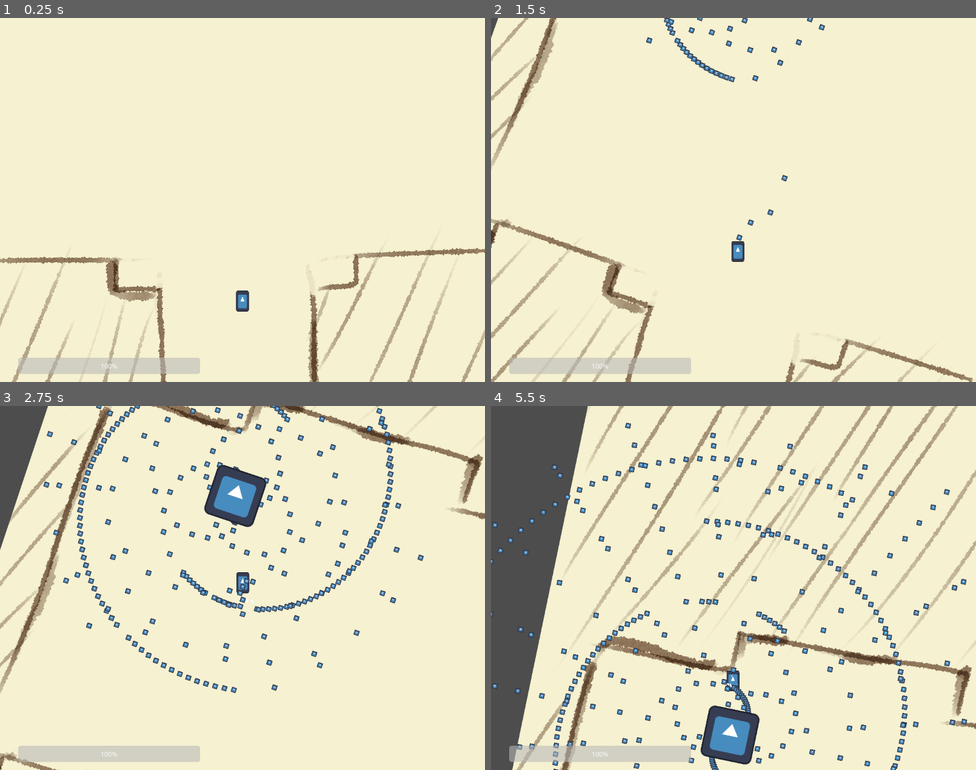
Above: before the commit, frames 1-4 (two rows, left to right).
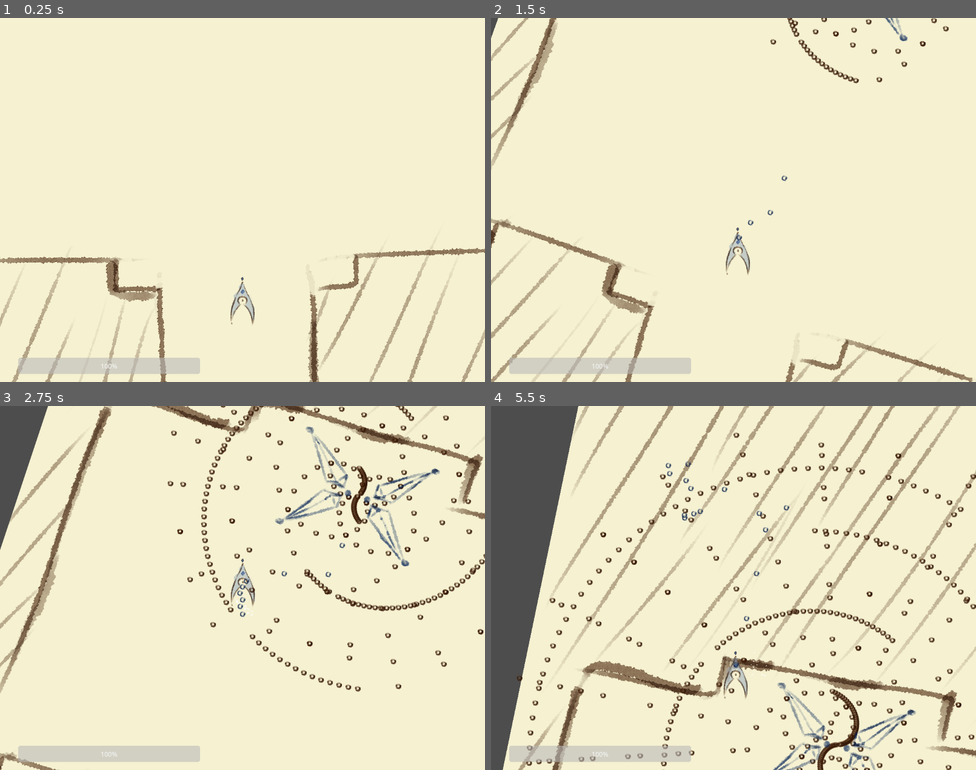
Above: after the commit, the same moments.

Repository: AustereTriceratops/BulletHellEngine
Game: Godot game, scene res://levels/level.tscn
Two runs of this game, one before a commit and one after it. Both use one fixed random seed, a clock stepped at 60 frames per second and the inputs below. The engine's default icon, where the game draws it, is replaced by a stand-in: a white triangle on a blue panel in a dark square.
Inputs (mouse positions are in pixels of both pictures, inside the frame that each line leads up to):
- Up to frame 1 (0.25 s): no input
- Up to frame 2 (1.5 s): tap Enter at 0.5 s; move the mouse to (757, 200) at 0.52 s; hold Q (look_left) 0.53-1.28 s; hold W (player_up) from 0.53 s (still down); move the mouse to (709, 200) at 1.27 s; tap E (look_right) at 1.35 s
- Up to frame 3 (2.75 s): keep holding W (player_up); move the mouse to (252, 580) at 2.02 s; hold Shift (shift) from 2.03 s (still down)
- Up to frame 4 (5.5 s): keep holding W (player_up); move the mouse to (728, 595) at 2.77 s; release Shift (shift) at 2.78 s; tap Q (look_left) at 2.85 s; move the mouse to (767, 591) at 3.52 s; hold E (look_right) 3.53-4.28 s; move the mouse to (694, 584) at 4.27 s; tap Shift (shift) at 4.35 s; move the mouse to (738, 588) at 5.02 s; hold Q (look_left) from 5.03 s (still down)

The runs differ from the first frame. In frame 1, 0.3% of the frame differs, in the area x 47-53%, y 71-85%; in frame 2, 1.4%; in frame 3, 9.2%; in frame 4, 23%, in the area x 0-100%, y 0-100%.

Commit message:
integrated new art assets, fixed camera positioning at the start of levels

Diff:
--- /dev/null
+++ b/assets/shaders/ShaderTest.gd
@@ -0,0 +1,13 @@
+extends Node2D
+
+func _ready():
+	var tween = create_tween().set_parallel(true)
+
+	tween.tween_property($Background, "material:shader_parameter/scale", 5, 1)
+	tween.set_trans(Tween.TRANS_CUBIC).set_ease(Tween.EASE_IN_OUT)
+
+	tween.tween_property($Background, "material:shader_parameter/peak_radius", 0.2, 1)
+	tween.set_trans(Tween.TRANS_CUBIC).set_ease(Tween.EASE_IN)
+
+	tween.tween_property($Background, "material:shader_parameter/cutoff", 1.6, 1)
+	tween.set_trans(Tween.TRANS_CUBIC).set_ease(Tween.EASE_OUT)
--- a/assets/shaders/ShaderTest.gdshader
+++ b/assets/shaders/ShaderTest.gdshader
@@ -1,20 +1,23 @@
 shader_type canvas_item;
 
 uniform sampler2D noise;
-uniform float scale;
+uniform float scale = 1.0;
+uniform float peak_radius = 0.0;
+uniform float cutoff = 1.0;
+
 
 void fragment() {
 	float x = UV.x - 0.5;
 	float y = UV.y - 0.5;
 	float r_sq = x*x + y*y;
-	float r = pow(r_sq, 0.5) - 0.2;
+	float r = pow(r_sq, 0.5) - peak_radius;
 	float f = pow((1.0/(1.0 + 20.0*r*r)), 3.0);
 	//vec4 sample = texture(noise, (UV-vec2(0.5, 0.5))*(1.0-f) + vec2(0.5, 0.5));
-	vec4 sample = texture(noise, vec2(0.5, 0.5) + scale*(UV - vec2(0.5, 0.5)) * (1.0-0.8*f)) + 0.7*f;
+	vec4 sample = texture(noise, vec2(0.5, 0.5) + scale*(UV - vec2(0.5, 0.5)) * (1.0-0.8*f)) + 0.8*f;
 
 
 	float fac = 1.0;
-	if (sample.x > 1.2){
+	if (sample.x > cutoff){
 		fac = 0.0;
 	}
 
--- a/assets/shaders/ShaderTest.tscn
+++ b/assets/shaders/ShaderTest.tscn
@@ -1,14 +1,15 @@
-[gd_scene load_steps=10 format=3 uid="uid://bb0vpsjn8jrh8"]
+[gd_scene load_steps=7 format=3 uid="uid://bb0vpsjn8jrh8"]
 
 [ext_resource type="Shader" path="res://assets/shaders/ShaderTest.gdshader" id="1_grlrh"]
+[ext_resource type="Script" path="res://assets/shaders/ShaderTest.gd" id="1_rkjdw"]
 [ext_resource type="Texture2D" uid="uid://b88iyk7fs4cff" path="res://assets/test_bg_1.png" id="2_fjguk"]
 
 [sub_resource type="FastNoiseLite" id="FastNoiseLite_jf7c4"]
 noise_type = 3
-frequency = 0.0318
-offset = Vector3(-4.6, 0.4, -62.7)
+frequency = 0.0448
+offset = Vector3(2.08167e-08, 0.4, 2.08167e-08)
 fractal_octaves = 4
-fractal_lacunarity = 1.64
+fractal_lacunarity = 1.91
 
 [sub_resource type="NoiseTexture2D" id="NoiseTexture2D_bse1b"]
 in_3d_space = true
@@ -17,33 +18,16 @@
 
 [sub_resource type="ShaderMaterial" id="ShaderMaterial_7sdy1"]
 shader = ExtResource("1_grlrh")
-shader_parameter/scale = 2.33
+shader_parameter/scale = 1.0
+shader_parameter/peak_radius = 2.08165e-12
+shader_parameter/cutoff = 1.0
 shader_parameter/noise = SubResource("NoiseTexture2D_bse1b")
 
-[sub_resource type="FastNoiseLite" id="FastNoiseLite_bsicp"]
-noise_type = 3
-
-[sub_resource type="NoiseTexture2D" id="NoiseTexture2D_rnp64"]
-noise = SubResource("FastNoiseLite_bsicp")
-
-[sub_resource type="ShaderMaterial" id="ShaderMaterial_xu7je"]
-shader = ExtResource("1_grlrh")
-shader_parameter/scale = null
-shader_parameter/noise = SubResource("NoiseTexture2D_rnp64")
-
-[sub_resource type="NoiseTexture2D" id="NoiseTexture2D_k26yb"]
-
 [node name="ShaderTest" type="Node2D"]
+script = ExtResource("1_rkjdw")
 
 [node name="Background" type="Sprite2D" parent="."]
 material = SubResource("ShaderMaterial_7sdy1")
 position = Vector2(400, 400)
 scale = Vector2(0.4, 0.4)
 texture = ExtResource("2_fjguk")
-
-[node name="Sprite2D" type="Sprite2D" parent="."]
-visible = false
-material = SubResource("ShaderMaterial_xu7je")
-position = Vector2(400, 400)
-scale = Vector2(0.4, 0.4)
-texture = SubResource("NoiseTexture2D_k26yb")
--- a/bullets/Bullet.tscn
+++ b/bullets/Bullet.tscn
@@ -1,8 +1,8 @@
 [gd_scene load_steps=5 format=3 uid="uid://detv1axhdgtlh"]
 
 [ext_resource type="Script" path="res://bullets/bullet.gd" id="1_gdrkw"]
-[ext_resource type="Texture2D" uid="uid://phncr5l0b23n" path="res://icon.svg" id="1_n6jpy"]
 [ext_resource type="PackedScene" uid="uid://c1jayvjn0h4cp" path="res://particles/BulletHit.tscn" id="2_ub4nk"]
+[ext_resource type="Texture2D" uid="uid://bw6bahoegomev" path="res://assets/bullet1.png" id="3_51tex"]
 
 [sub_resource type="CircleShape2D" id="CircleShape2D_v23sg"]
 
@@ -18,8 +18,8 @@
 autostart = true
 
 [node name="Sprite2D" type="Sprite2D" parent="."]
-scale = Vector2(0.1, 0.1)
-texture = ExtResource("1_n6jpy")
+scale = Vector2(0.5, 0.5)
+texture = ExtResource("3_51tex")
 
 [node name="CollisionShape2D" type="CollisionShape2D" parent="."]
 scale = Vector2(0.5, 0.5)
--- a/bullets/PlayerBullet.tscn
+++ b/bullets/PlayerBullet.tscn
@@ -1,7 +1,7 @@
 [gd_scene load_steps=4 format=3 uid="uid://cmkw6tmryhrua"]
 
 [ext_resource type="Script" path="res://bullets/PlayerBullet.gd" id="1_3eyid"]
-[ext_resource type="Texture2D" uid="uid://phncr5l0b23n" path="res://icon.svg" id="2_mst7a"]
+[ext_resource type="Texture2D" uid="uid://di2mj05w8a46s" path="res://assets/bullet_2.png" id="2_k5t43"]
 
 [sub_resource type="CircleShape2D" id="CircleShape2D_xcc6l"]
 
@@ -16,8 +16,8 @@
 autostart = true
 
 [node name="Sprite2D" type="Sprite2D" parent="."]
-scale = Vector2(0.1, 0.1)
-texture = ExtResource("2_mst7a")
+scale = Vector2(0.5, 0.5)
+texture = ExtResource("2_k5t43")
 
 [node name="CollisionShape2D" type="CollisionShape2D" parent="."]
 scale = Vector2(0.5, 0.5)
--- a/enemies/Enemy.tscn
+++ b/enemies/Enemy.tscn
@@ -1,7 +1,7 @@
 [gd_scene load_steps=5 format=3 uid="uid://dfqgq1n7nw5ty"]
 
 [ext_resource type="Script" path="res://enemies/enemy.gd" id="1_wgctk"]
-[ext_resource type="Texture2D" uid="uid://phncr5l0b23n" path="res://icon.svg" id="2_ai0no"]
+[ext_resource type="Texture2D" uid="uid://bbm8xwrvmndo4" path="res://assets/enemy_1.png" id="2_r8vqy"]
 
 [sub_resource type="RectangleShape2D" id="RectangleShape2D_77ouy"]
 size = Vector2(20, 12)
@@ -17,7 +17,8 @@
 shape = SubResource("RectangleShape2D_77ouy")
 
 [node name="Sprite2D" type="Sprite2D" parent="."]
-texture = ExtResource("2_ai0no")
+scale = Vector2(0.9, 0.9)
+texture = ExtResource("2_r8vqy")
 
 [node name="Hitbox" type="Area2D" parent="."]
 collision_layer = 0
--- a/levels/level.gd
+++ b/levels/level.gd
@@ -38,7 +38,7 @@
 
 	var enemy = enemyScene.instantiate()
 	$Enemies.add_child(enemy)
-	enemy.initialize(Vector2(-290, -320))
+	enemy.initialize(Vector2(0, -420))
 
 	var player = playerScene.instantiate()
 	add_child(player)
--- a/levels/level.tscn
+++ b/levels/level.tscn
@@ -59,4 +59,4 @@
 [node name="Node" type="Node" parent="."]
 
 [node name="Marker2D" type="Marker2D" parent="Node"]
-position = Vector2(-288, -318)
+position = Vector2(-7, -423)
--- a/player/Player.tscn
+++ b/player/Player.tscn
@@ -1,14 +1,12 @@
-[gd_scene load_steps=7 format=3 uid="uid://gnsp8mu4u6ch"]
+[gd_scene load_steps=6 format=3 uid="uid://gnsp8mu4u6ch"]
 
-[ext_resource type="Texture2D" uid="uid://phncr5l0b23n" path="res://icon.svg" id="1_eaysy"]
 [ext_resource type="Script" path="res://player/player.gd" id="1_xof36"]
 [ext_resource type="PackedScene" uid="uid://cmkw6tmryhrua" path="res://bullets/PlayerBullet.tscn" id="2_u5p1p"]
+[ext_resource type="Texture2D" uid="uid://bpslfxbw2hffk" path="res://assets/ship_2.png" id="3_al6pb"]
 [ext_resource type="PackedScene" uid="uid://dlqarjxe5lqhn" path="res://player/PlayerCamera.tscn" id="4_xgf67"]
 
 [sub_resource type="CircleShape2D" id="CircleShape2D_kambq"]
-radius = 14.8661
-
-[sub_resource type="RectangleShape2D" id="RectangleShape2D_76dr3"]
+radius = 12.0
 
 [node name="Player" type="CharacterBody2D"]
 collision_mask = 16
@@ -16,8 +14,8 @@
 bulletScene = ExtResource("2_u5p1p")
 
 [node name="Sprite" type="Sprite2D" parent="."]
-scale = Vector2(0.25, 0.4)
-texture = ExtResource("1_eaysy")
+scale = Vector2(0.3, 0.3)
+texture = ExtResource("3_al6pb")
 
 [node name="BulletSpawnTimer" type="Timer" parent="."]
 wait_time = 0.3
@@ -30,9 +28,9 @@
 [node name="CollisionShape2D" type="CollisionShape2D" parent="Hitbox"]
 shape = SubResource("CircleShape2D_kambq")
 
-[node name="CollisionShape2D" type="CollisionShape2D" parent="."]
+[node name="shipCollider" type="CollisionPolygon2D" parent="."]
 scale = Vector2(1.5, 2.5)
-shape = SubResource("RectangleShape2D_76dr3")
+polygon = PackedVector2Array(0, -18, -16, 2.4, -18.6667, 21.2, 0, 1.6, 17.3333, 21.2, 17.3333, 3.2)
 
 [node name="PlayerCamera" parent="." instance=ExtResource("4_xgf67")]
 
